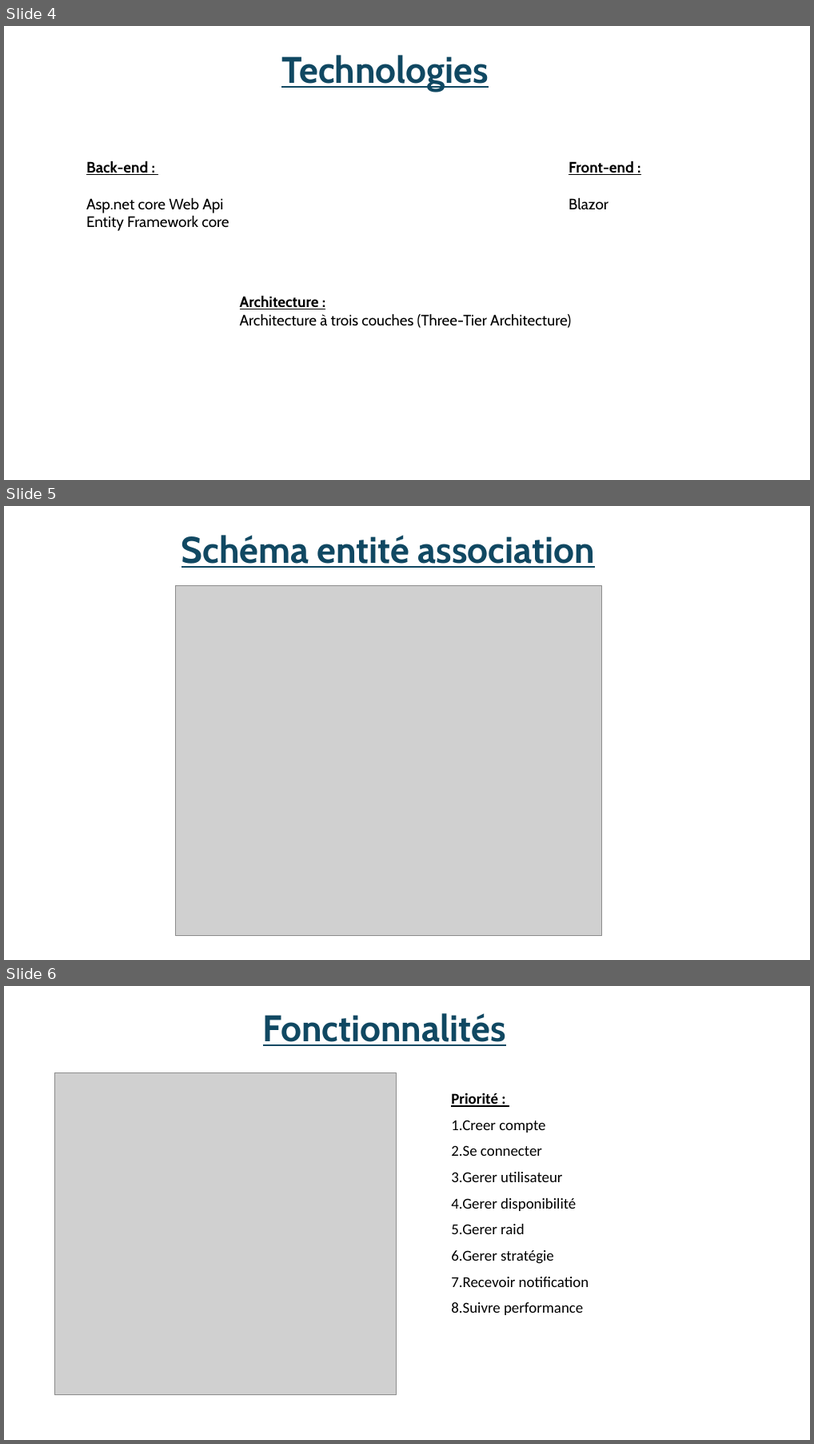
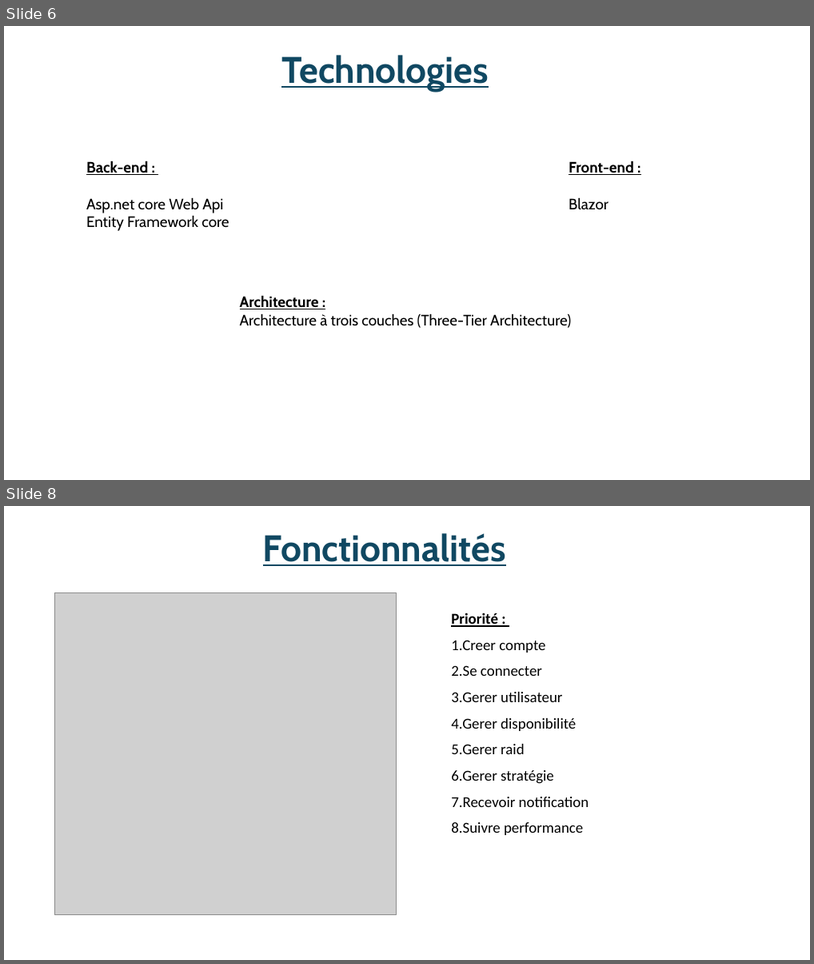
Before and after one commit to Epestia/RaidPlanner, a slide deck: RaidPlanner.Analyse/Presentation/Présentation1.pptx. Shown one above the other, each under a label of ours: slides 4, 5 and 6 before the commit, slides 6 and 8 after it; the slides between them are not shown. The pictures are 814x1444 and 814x964 pixels, drawn with LibreOffice and Linux fonts; fonts in the diff are those of the drawing; grey boxes stand for pictures. Boxes give left, top, right and bottom in pixels: in the first picture for what was removed or moved away, otherwise in the second. Text is boxed around its words. In the diff, an @@ line names an element or a change of style, - is before the commit and + after.

```diff
--- a/RaidPlanner.Analyse/Presentation/Présentation1.pptx
+++ b/RaidPlanner.Analyse/Presentation/Présentation1.pptx
@@ slide 5 removed at [4, 506, 810, 960], background #FFFFFF @@
@@ text removed at [182, 535, 595, 568] @@
-Schéma entité association
@@ picture removed at [175, 586, 602, 935] @@
@@ what was slide 4 is now slide 6 @@
@@ what was slide 6 is now slide 8 @@
```
Also in this commit, not shown: 2 slides changed, 5 slides added.
